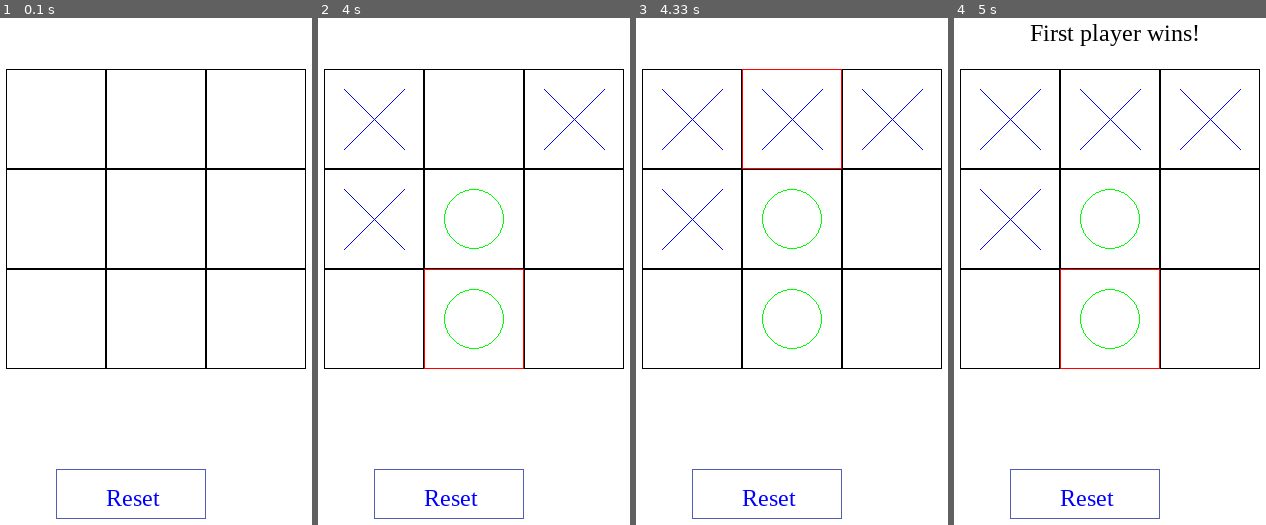
Above: before the commit, frames 1-4 (left to right).
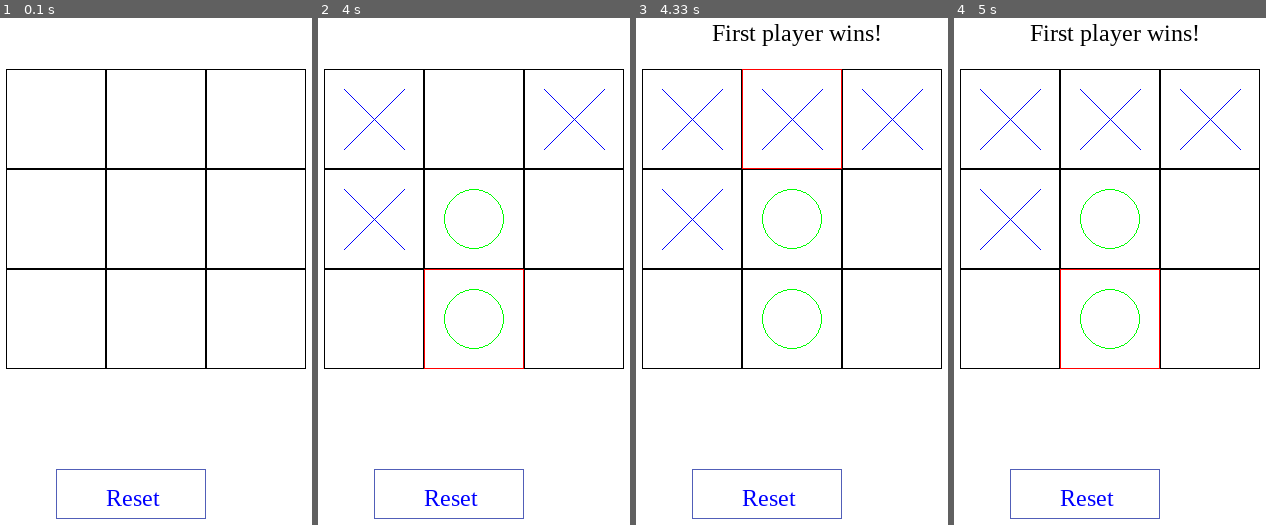
Above: after the commit, the same moments.

Repository: 01010101-coder/tic-tac-toe_pygame
Game: pygame game, started from main.py
Two runs of this game, one before a commit and one after it. Both use one fixed random seed, a clock stepped at 60 frames per second and the inputs below.
Inputs (mouse positions are in pixels of both pictures, inside the frame that each line leads up to):
- Up to frame 1 (0.1 s): no input
- Up to frame 2 (4 s): press the mouse at (355, 144) at 0.37 s; move the mouse to (346, 144) at 0.47 s; release the mouse at (339, 144) at 0.6 s; press the mouse at (474, 317) at 0.7 s; move the mouse to (530, 236) at 0.8 s; release the mouse at (586, 159) at 0.93 s; press the mouse at (474, 119) at 1.03 s; move the mouse to (533, 261) at 1.13 s; release the mouse at (595, 403) at 1.27 s; press the mouse at (474, 220) at 1.37 s; move the mouse to (464, 266) at 1.47 s; release the mouse at (458, 317) at 1.6 s; press the mouse at (374, 317) at 1.7 s; move the mouse to (464, 393) at 1.8 s; release the mouse at (558, 464) at 1.93 s; press the mouse at (374, 220) at 2.03 s; move the mouse to (427, 276) at 2.13 s; release the mouse at (480, 342) at 2.27 s; press the mouse at (573, 119) at 2.37 s; move the mouse to (464, 261) at 2.47 s; release the mouse at (355, 398) at 2.6 s; press the mouse at (573, 317) at 2.7 s; move the mouse to (452, 251) at 2.8 s; release the mouse at (330, 180) at 2.93 s; press the mouse at (573, 317) at 3.03 s; move the mouse to (527, 286) at 3.13 s; release the mouse at (480, 256) at 3.27 s; press the mouse at (449, 494) at 3.37 s; move the mouse to (433, 322) at 3.47 s; release the mouse at (417, 149) at 3.6 s; press the mouse at (374, 220) at 3.7 s; move the mouse to (420, 256) at 3.8 s; release the mouse at (464, 291) at 3.93 s
- Up to frame 3 (4.33 s): click (767, 104) at 4.05 s
- Up to frame 4 (5 s): press the mouse at (1209, 119) at 4.37 s; move the mouse to (1234, 286) at 4.47 s; release the mouse at (1259, 459) at 4.6 s; press the mouse at (1110, 317) at 4.7 s; move the mouse to (1122, 322) at 4.8 s; release the mouse at (1138, 322) at 4.93 s

Frames 1-2 are identical in both runs. In frame 3, 0.6% of the frame differs, in the area x 24-79%, y 1-6%; in frame 4, nothing differs.

Commit message:
Adding draw option

Diff:
--- a/classes.py
+++ b/classes.py
@@ -1,4 +1,5 @@
 import pygame
+
 
 class Square:
     def __init__(self, x, y, cx, cy):
--- a/main.py
+++ b/main.py
@@ -8,9 +8,10 @@
 but_reset = font.render('Reset', True, (0, 0, 255))
 firstPlayer_win = font.render('First player wins!', True, (0, 0, 0))
 secondPlayer_win = font.render('Second player wins!', True, (0, 0, 0))
+draw_win = font.render('Draw', True, (0, 0, 0))
 
 screen = pygame.display.set_mode([500, 600])
-fps = 30
+fps = 60
 clock = pygame.time.Clock()
 time = 0
 
@@ -66,6 +67,8 @@
         screen.blit(firstPlayer_win, (170, 50))
     elif player_win == 2:
         screen.blit(secondPlayer_win, (170, 50))
+    elif player_win == 3:
+        screen.blit(draw_win, (215, 50))
 
     if time % 300 == 0 and isGame:
         field = []
@@ -97,6 +100,15 @@
                 player_win = 1
             elif field[2][1] == 2:
                 player_win = 2
+        if player_win == 0:
+            i = 0
+            for square in field:
+                if square[1] == 0:
+                    break
+                if i == 8:
+                    isGame = False
+                    player_win = 3
+                i += 1
 
     pygame.display.flip()
 
